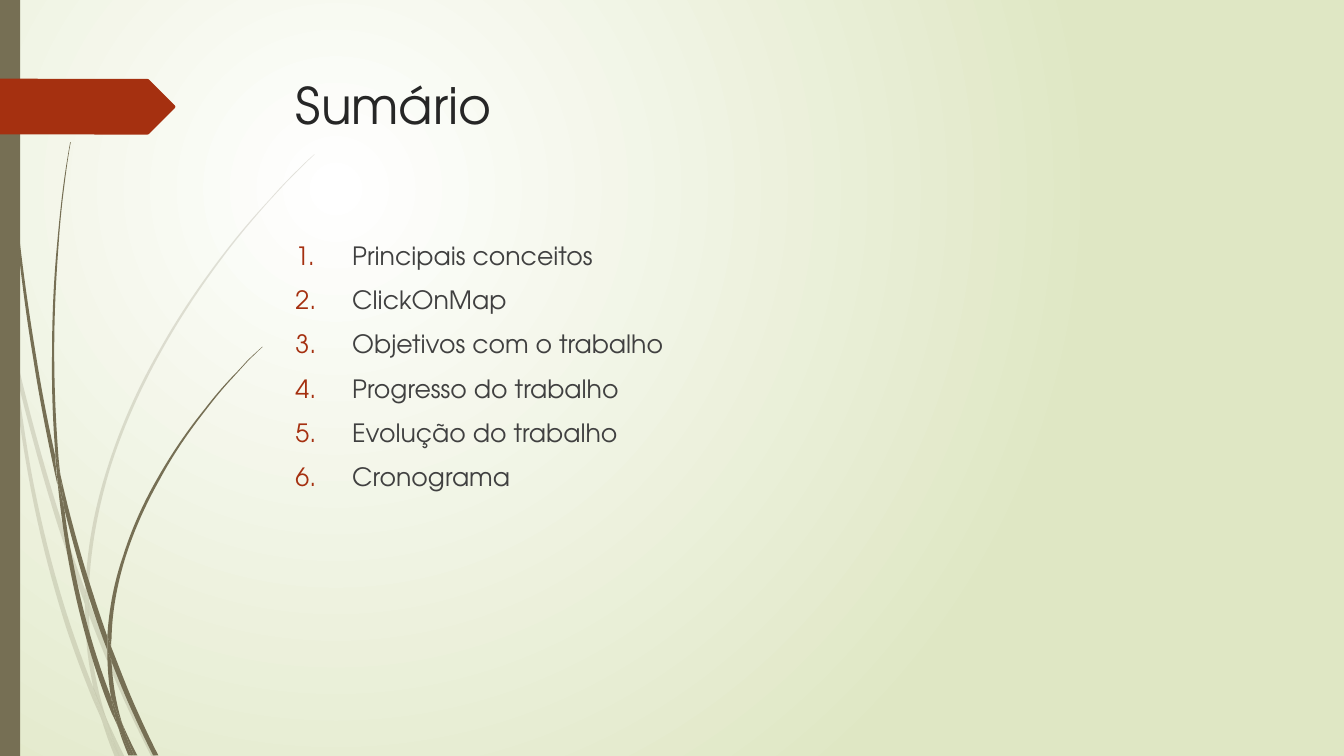
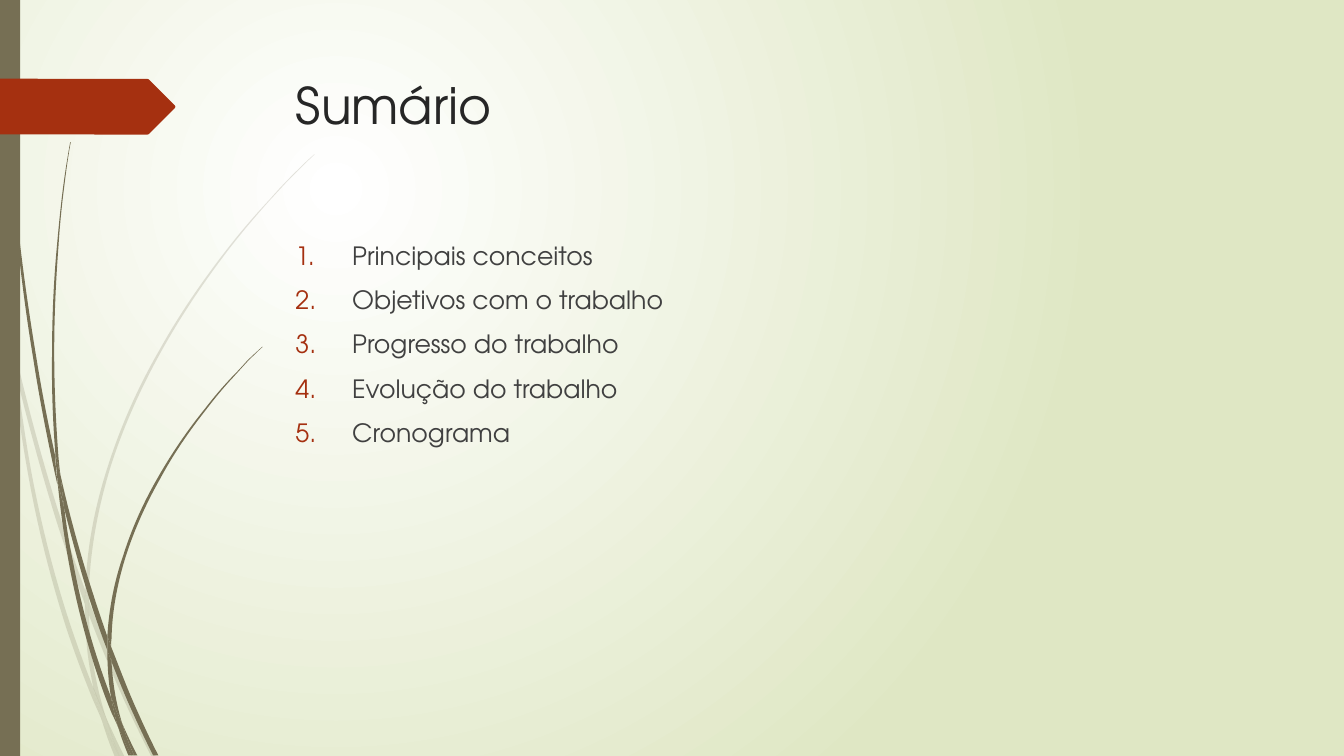
Before and after one commit to TavaresCarlos/TCC, a slide deck: slide 2 of apresentação-do-sistema/apresentação-02.pptx. Drawn at 1344x756 pixels with LibreOffice and Linux fonts; fonts in the diff are those of the drawing. Boxes give left, top, right and bottom in pixels: in the first picture for what was removed or moved away, otherwise in the second. Text is boxed around its words. In the diff, an @@ line names an element or a change of style, - is before the commit and + after.

```diff
--- a/apresentação-do-sistema/apresentação-02.pptx
+++ b/apresentação-do-sistema/apresentação-02.pptx
@@ text at bbox=[352, 290, 506, 314]: paragraph removed @@
-2. ClickOnMap
```
Also in this commit, not shown: 2 slides added, 5 other files.
